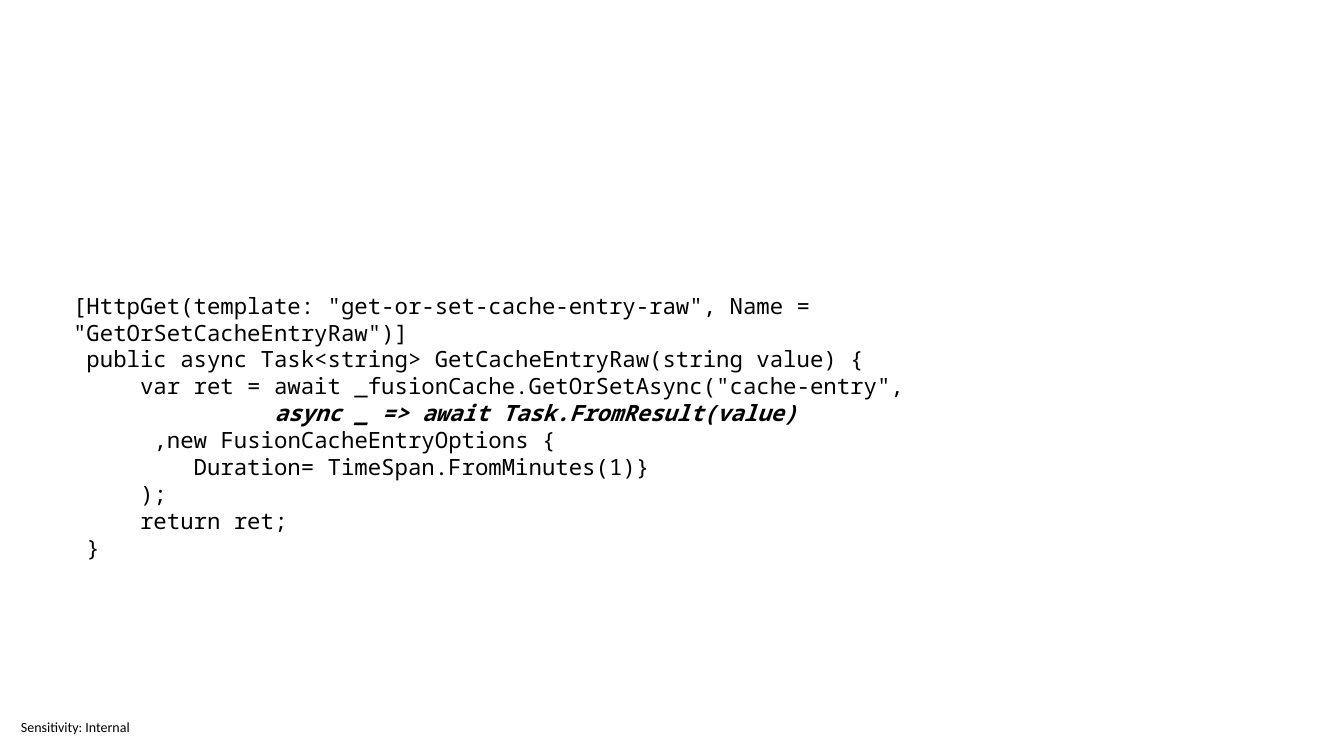
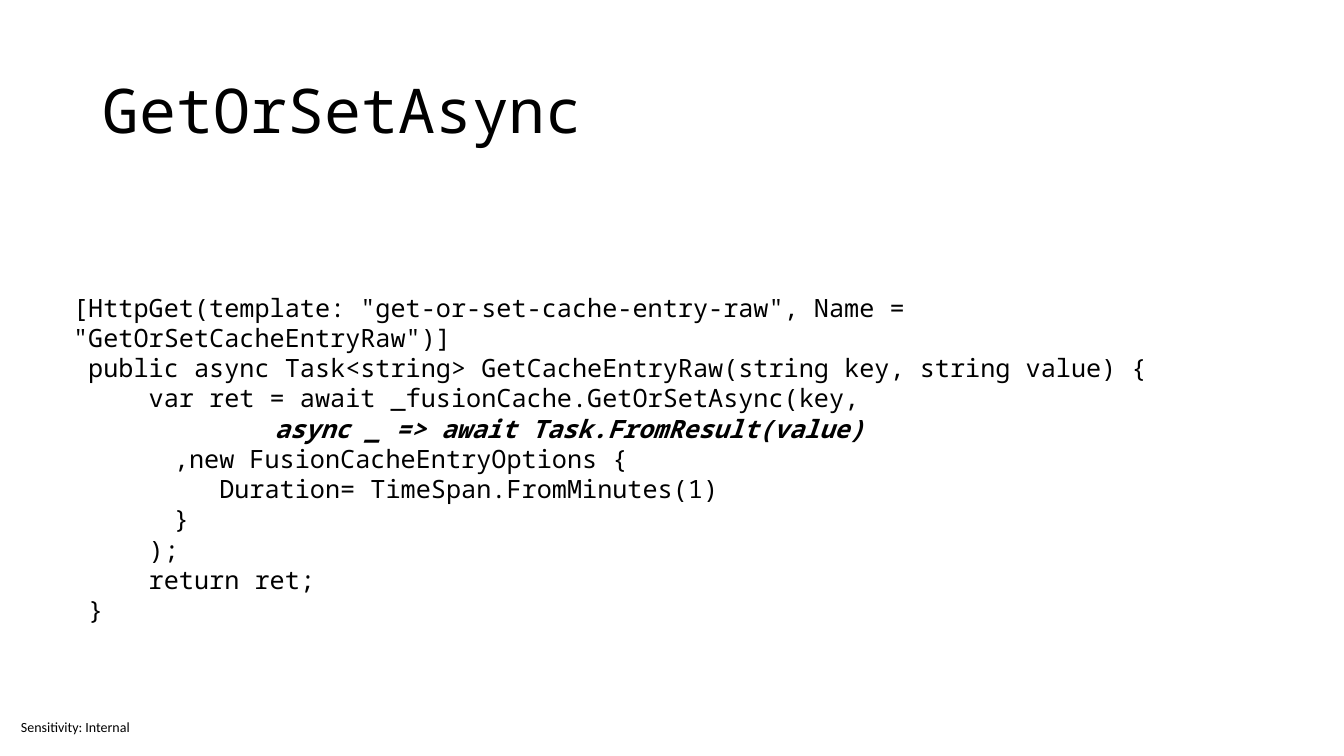
Before and after one commit to sabbadino/cache-like-a-pro-fusion-cache, a slide deck: slide 26 of cache-like-a-pro.pptx (slide 25 before the commit). Drawn at 1344x756 pixels with LibreOffice and Linux fonts; fonts in the diff are those of the drawing. Boxes give left, top, right and bottom in pixels: in the first picture for what was removed or moved away, otherwise in the second. Text is boxed around its words. In the diff, an @@ line names an element or a change of style, - is before the commit and + after.

```diff
--- a/cache-like-a-pro.pptx
+++ b/cache-like-a-pro.pptx
@@ title added at (102, 88, 582, 148), 44 pt, text #000000 @@
+GetOrSetAsync
@@ text at (73, 298, 874, 593): size 16 to 18 pt in "[HttpGet(template: "get-or-set-cache-entry-raw", Name = "Get ...", "return ret;", "}" @@
@@ text at (88, 358, 1117, 504): text changed; size 16 to 18 pt @@
-public async Task<string> GetCacheEntryRaw(string value) {
-var ret = await _fusionCache.GetOrSetAsync("cache-entry",
-async _ => await Task.FromResult(value)
-,new FusionCacheEntryOptions {
-Duration= TimeSpan.FromMinutes(1)}
-);
+public async Task<string> GetCacheEntryRaw(string key, string value) {
+var ret = await _fusionCache.GetOrSetAsync(key,
+async _ => await Task.FromResult(value)
+,new FusionCacheEntryOptions {
+Duration= TimeSpan.FromMinutes(1)
+}
+);
```
Also in this commit, not shown: 13 other slides changed, 1 slide added, 23 other files.
